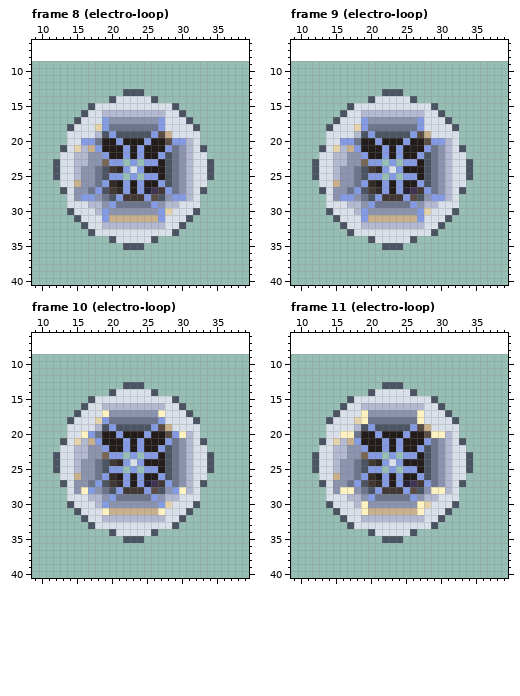
One commit to this pixel-art file: src/assets/enemies/electroball/electroball.aseprite. Above is the file before it was changed.
32x32 pixels, 16 frames. Shown: frame 8 (electro-loop): x 9..39, y 6..40; frame 9 (electro-loop): x 9..39, y 6..40; frame 10 (electro-loop): x 9..39, y 6..40; frame 11 (electro-loop): x 9..39, y 6..40. The old version is drawn lined up with the new one, on the new canvas. The commit also changed other frames, which this record leaves out.
And afterwards:
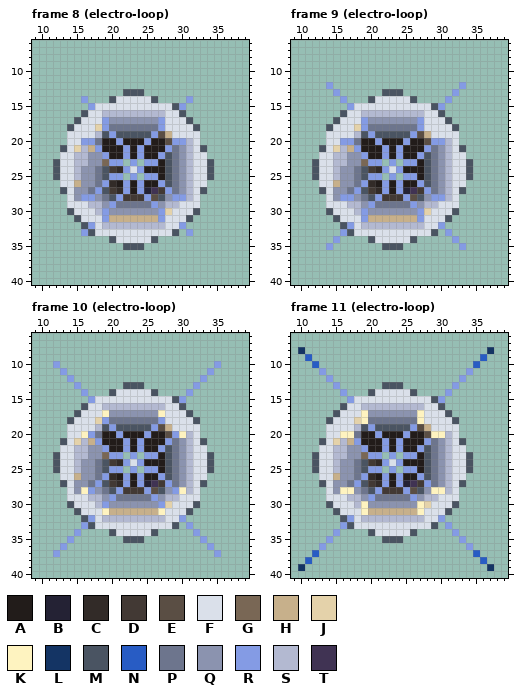
Palette (. is transparent): A #221c1a  B #242234  C #322b28  D #423934  E #5a4e44  F #dae0ea  G #796755  H #c7b08b  J #e4d2aa  K #fef3c0  L #143464  M #4a5462  N #285cc4  P #6d758d  Q #8b93af  R #849be4  S #b3b9d1  T #403353
What changed:
canvas 32x32 -> 48x48, the old top-left corner now at 8,9
Frame 8 (electro-loop):
y 14: x 16 . -> R; x 31 . -> R
y 15: x 17 M -> R; x 30 . -> R
y 32: x 17 F -> R; x 30 M -> R
y 33: x 16 . -> R; x 31 . -> R
Frame 9 (electro-loop):
y 12: x 14 . -> R; x 33 . -> R
y 13: x 15 . -> R; x 32 . -> R
y 14: x 16 . -> R; x 31 . -> R
y 15: x 17 M -> R; x 30 . -> R
y 32: x 17 F -> R; x 30 M -> R
y 33: x 16 . -> R; x 31 . -> R
y 34: x 15 . -> R; x 32 . -> R
y 35: x 14 . -> R; x 33 . -> R
Frame 10 (electro-loop):
y 10: x 12 . -> R; x 35 . -> R
y 11: x 13 . -> R; x 34 . -> R
y 12: x 14 . -> R; x 33 . -> R
y 13: x 15 . -> R; x 32 . -> R
y 14: x 16 . -> R; x 31 . -> R
y 15: x 17 M -> R; x 30 . -> R
y 32: x 17 F -> R; x 30 M -> R
y 33: x 16 . -> R; x 31 . -> R
y 34: x 15 . -> R; x 32 . -> R
y 35: x 14 . -> R; x 33 . -> R
y 36: x 13 . -> R; x 34 . -> R
y 37: x 12 . -> R; x 35 . -> R
Frame 11 (electro-loop):
y 8: x 10 . -> L; x 37 . -> L
y 9: x 11 . -> N; x 36 . -> N
y 10: x 12 . -> N; x 35 . -> N
y 11: x 13 . -> R; x 34 . -> R
y 12: x 14 . -> R; x 33 . -> R
y 13: x 15 . -> R; x 32 . -> R
y 14: x 16 . -> R; x 31 . -> R
y 15: x 17 M -> R; x 30 . -> R
y 32: x 17 F -> R; x 30 M -> R
y 33: x 16 . -> R; x 31 . -> R
y 34: x 15 . -> R; x 32 . -> R
y 35: x 14 . -> R; x 33 . -> R
y 36: x 13 . -> R; x 34 . -> R
y 37: x 12 . -> N; x 35 . -> N
y 38: x 11 . -> N; x 36 . -> N
y 39: x 10 . -> L; x 37 . -> L
